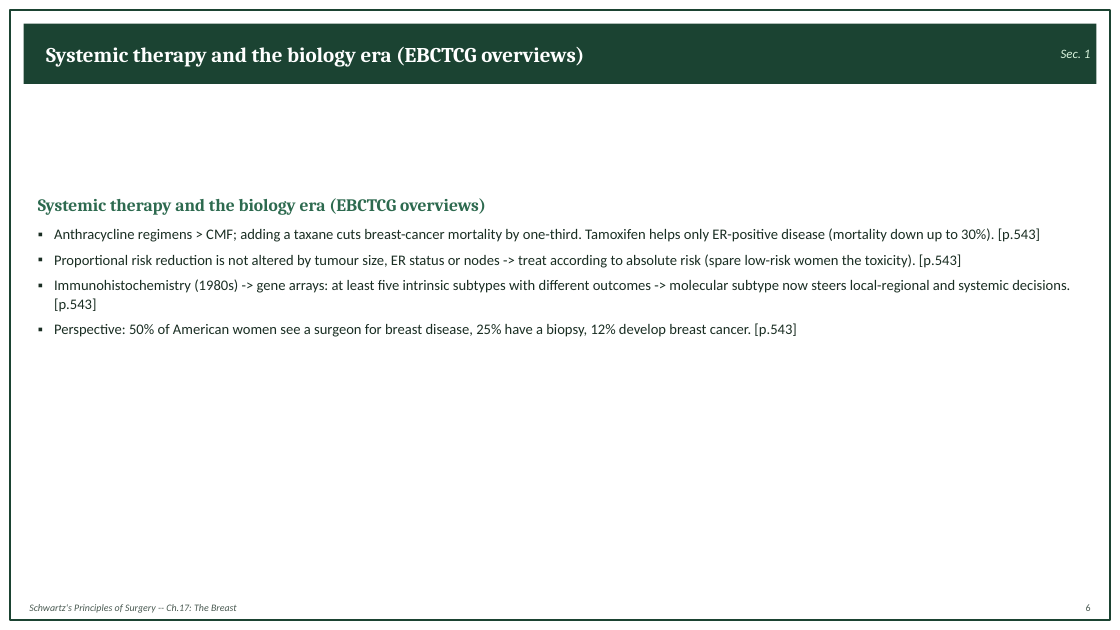
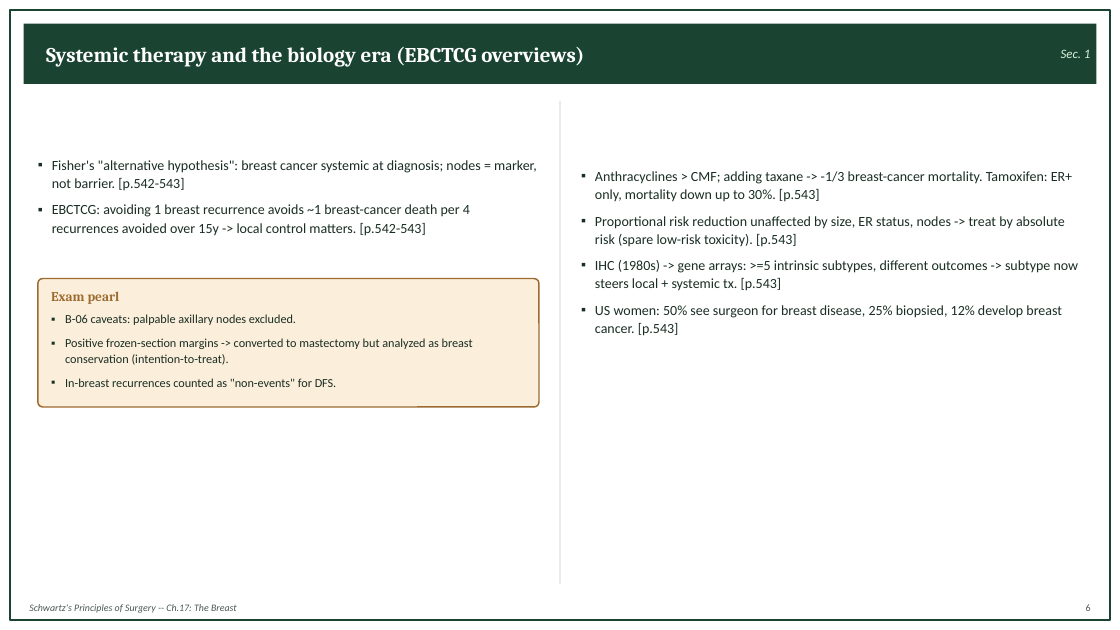
Before and after one commit to Muluamlak/Phone, a slide deck: slide 7 of Schwartz_Ch17_The_Breast_StudyNotes.pptx. Drawn at 1120x630 pixels with LibreOffice and Linux fonts; fonts in the diff are those of the drawing. Boxes give left, top, right and bottom in pixels: in the first picture for what was removed or moved away, otherwise in the second. Text is boxed around its words. In the diff, an @@ line names an element or a change of style, - is before the commit and + after.

```diff
--- a/Schwartz_Ch17_The_Breast_StudyNotes.pptx
+++ b/Schwartz_Ch17_The_Breast_StudyNotes.pptx
@@ line added from (560, 101) to (560, 584), #B7CCC0 0.75 pt @@
@@ text added at [52,160,537,236], 12 pt, text #1A2E23 @@
+▪ Fisher's "alternative hypothesis": breast cancer systemic at diagnosis; nodes = marker, not barrier. [p.542-543]
+▪ EBCTCG: avoiding 1 breast recurrence avoids ~1 breast-cancer death per 4 recurrences avoided over 15y -> local control matters. [p.542-543]
@@ text at [595,171,1079,336]: text changed; size 12.5 to 12 pt @@
-▪ Anthracycline regimens > CMF; adding a taxane cuts breast-cancer mortality by one-third. Tamoxifen helps only ER-positive disease (mortality down up to 30%). [p.543]
-▪ Proportional risk reduction is not altered by tumour size, ER status or nodes -> treat according to absolute risk (spare low-risk women the toxicity). [p.543]
-▪ Immunohistochemistry (1980s) -> gene arrays: at least five intrinsic subtypes with different outcomes -> molecular subtype now steers local-regional and systemic decisions. [p.543]
-▪ Perspective: 50% of American women see a surgeon for breast disease, 25% have a biopsy, 12% develop breast cancer. [p.543]
+▪ Anthracyclines > CMF; adding taxane -> -1/3 breast-cancer mortality. Tamoxifen: ER+ only, mortality down up to 30%. [p.543]
+▪ Proportional risk reduction unaffected by size, ER status, nodes -> treat by absolute risk (spare low-risk toxicity). [p.543]
+▪ IHC (1980s) -> gene arrays: >=5 intrinsic subtypes, different outcomes -> subtype now steers local + systemic tx. [p.543]
+▪ US women: 50% see surgeon for breast disease, 25% biopsied, 12% develop breast cancer. [p.543]
@@ text removed at [38,198,486,215] @@
-Systemic therapy and the biology era (EBCTCG overviews)
@@ rounded rectangle added at [38,279,539,408], fill #FBEEDB, outline #9C6B30 1.25 pt @@
@@ text added at [51,291,120,304], 11.5 pt, text #9C6B30, bold @@
+Exam pearl
@@ text added at [65,314,473,387], 10.5 pt, text #1A2E23 @@
+▪ B-06 caveats: palpable axillary nodes excluded.
+▪ Positive frozen-section margins -> converted to mastectomy but analyzed as breast conservation (intention-to-treat).
+▪ In-breast recurrences counted as "non-events" for DFS.
```
Also in this commit, not shown: 132 other slides changed, 9 slides added, 11 slides removed.
